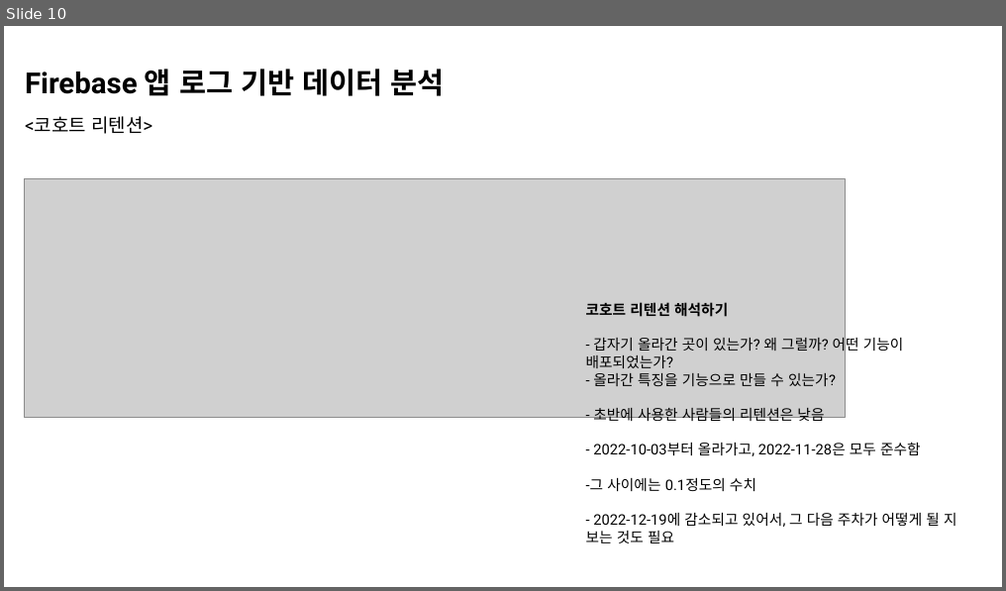
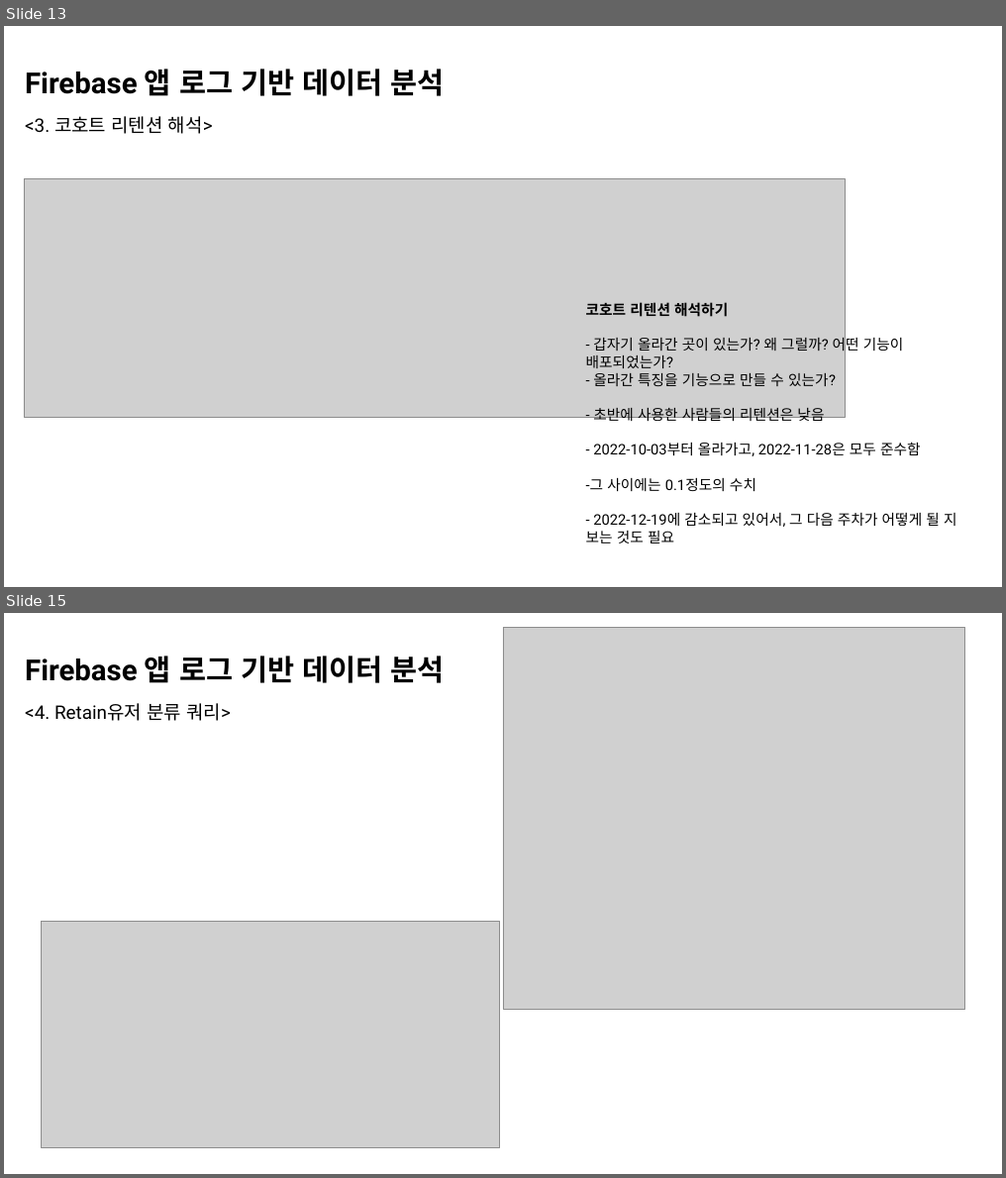
Before and after one commit to Indongspace/Personal_project, a slide deck: 앱 로그 데이터 분석.pptx. Shown one above the other, each under a label of ours: slide 10 before the commit, slides 13 and 15 after it; the slides between them are not shown. The pictures are 1006x591 and 1006x1178 pixels, drawn with LibreOffice and Linux fonts; fonts in the diff are those of the drawing; grey boxes stand for pictures. Boxes give left, top, right and bottom in pixels: in the first picture for what was removed or moved away, otherwise in the second. Text is boxed around its words. In the diff, an @@ line names an element or a change of style, - is before the commit and + after.

```diff
--- a/앱 로그 데이터 분석.pptx
+++ b/앱 로그 데이터 분석.pptx
@@ slide 15 added at box(4, 613, 1002, 1174), background #FFFFFF @@
@@ picture added at box(503, 627, 965, 1009) @@
@@ text added at box(25, 656, 445, 721), 28 pt, text #000000, bold @@
+Firebase 앱 로그 기반 데이터 분석
+<4. Retain유저 분류 쿼리>
@@ picture added at box(41, 922, 499, 1149) @@
@@ what was slide 10 is now slide 13 @@
@@ slide 13 changed as well @@
@@ text at box(25, 116, 213, 134): text changed @@
-<코호트 리텐션>
+<3. 코호트 리텐션 해석>
```
Also in this commit, not shown: 9 other slides changed, 7 other slides added, 2 other files.
